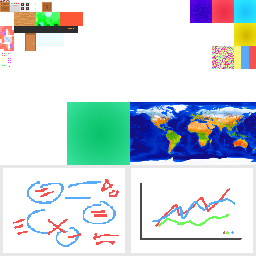
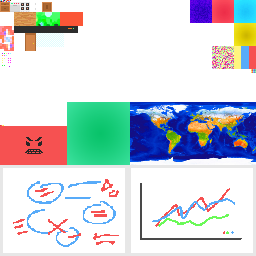
Revision of a layered 256 × 256 image; what changed, layer by layer:
renamed "Layer 36" to "Layer 2", moved it above "Layer 1", painted on it over [0, 0, 67, 165]
renamed "Layer 36 copy 3" to "Layer 1", painted on it over [0, 0, 256, 165]
